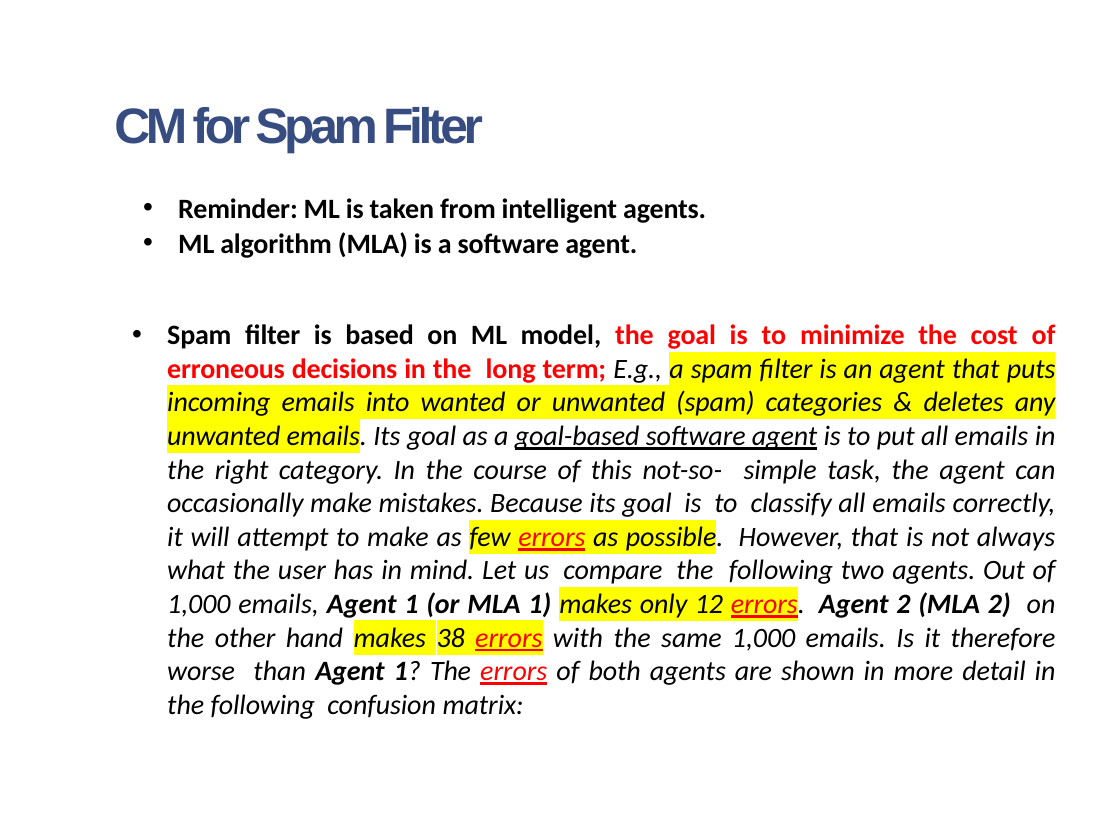
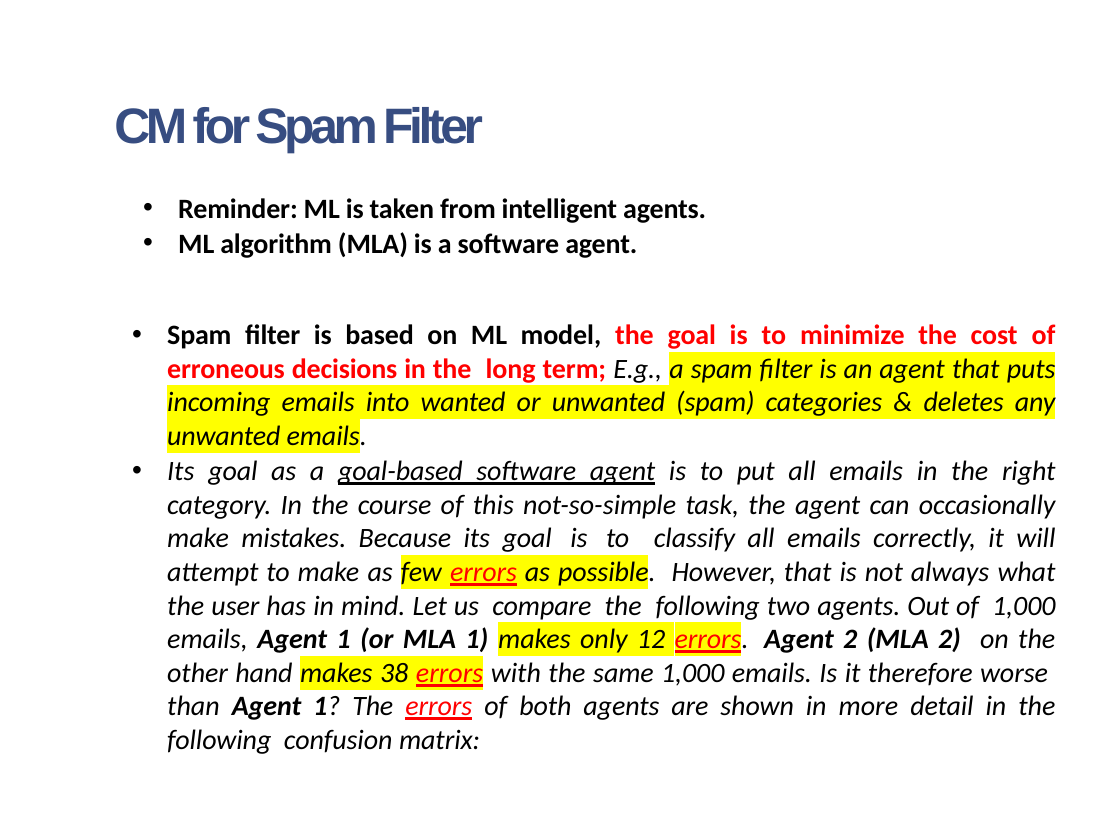
Before and after one commit to ohamed/ML-Training, a slide deck: slide 3 of pptx/06 Intro to ML-Part2_CM.pptx. Drawn at 1120x840 pixels with LibreOffice and Linux fonts; fonts in the diff are those of the drawing. Boxes give left, top, right and bottom in pixels: in the first picture for what was removed or moved away, otherwise in the second. Text is boxed around its words. In the diff, an @@ line names an element or a change of style, - is before the commit and + after.

Commit message:
Minor change: Format

```diff
--- a/pptx/06 Intro to ML-Part2_CM.pptx
+++ b/pptx/06 Intro to ML-Part2_CM.pptx
@@ text at (x1=167, y1=324, x2=1056, y2=754): text changed @@
-• Spam filter is based on ML model, the goal is to minimize the cost of erroneous decisions in the long term; E.g., a spam filter is an agent that puts incoming emails into wanted or unwanted (spam) categories & deletes any unwanted emails. Its goal as a goal-based software agent is to put all emails in the right category. In the course of this not-so- simple task, the agent can occasionally make mistakes. Because its goal is to classify all emails correctly, it will attempt to make as few errors as possible. However, that is not always what the user has in mind. Let us compare the following two agents. Out of 1,000 emails, Agent 1 (or MLA 1) makes only 12 errors. Agent 2 (MLA 2) on the other hand makes 38 errors with the same 1,000 emails. Is it therefore worse than Agent 1? The errors of both agents are shown in more detail in the following confusion matrix:
+• Spam filter is based on ML model, the goal is to minimize the cost of erroneous decisions in the long term; E.g., a spam filter is an agent that puts incoming emails into wanted or unwanted (spam) categories & deletes any unwanted emails.
+• Its goal as a goal-based software agent is to put all emails in the right category. In the course of this not-so-simple task, the agent can occasionally make mistakes. Because its goal is to classify all emails correctly, it will attempt to make as few errors as possible. However, that is not always what the user has in mind. Let us compare the following two agents. Out of 1,000 emails, Agent 1 (or MLA 1) makes only 12 errors. Agent 2 (MLA 2) on the other hand makes 38 errors with the same 1,000 emails. Is it therefore worse than Agent 1? The errors of both agents are shown in more detail in the following confusion matrix:
```
